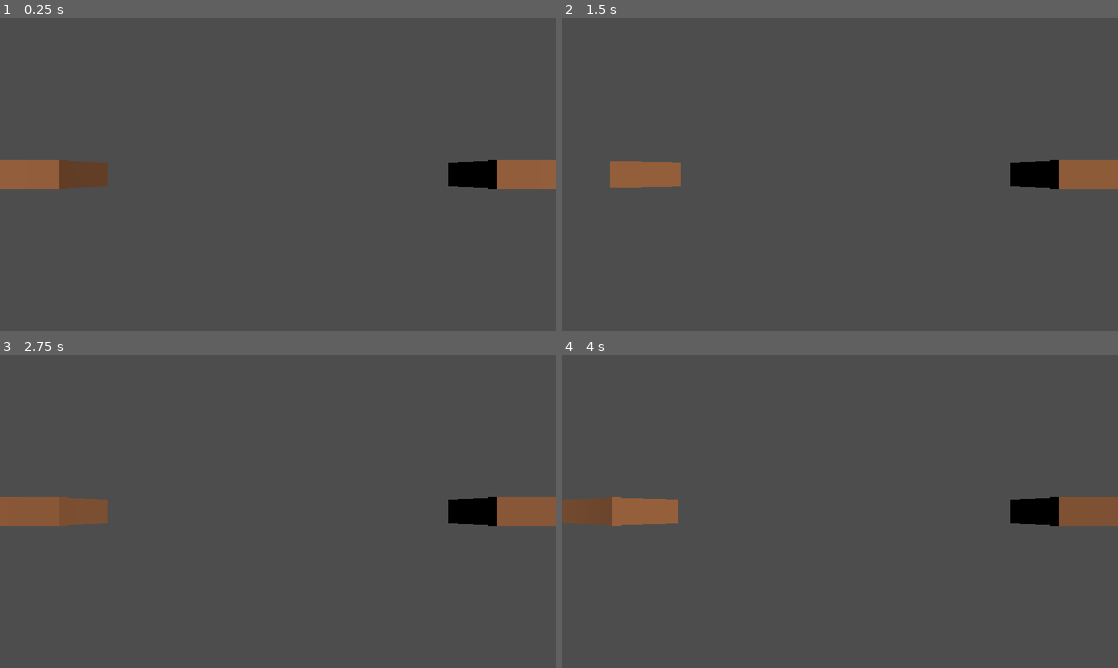
Above: before the commit, frames 1-4 (two rows, left to right).
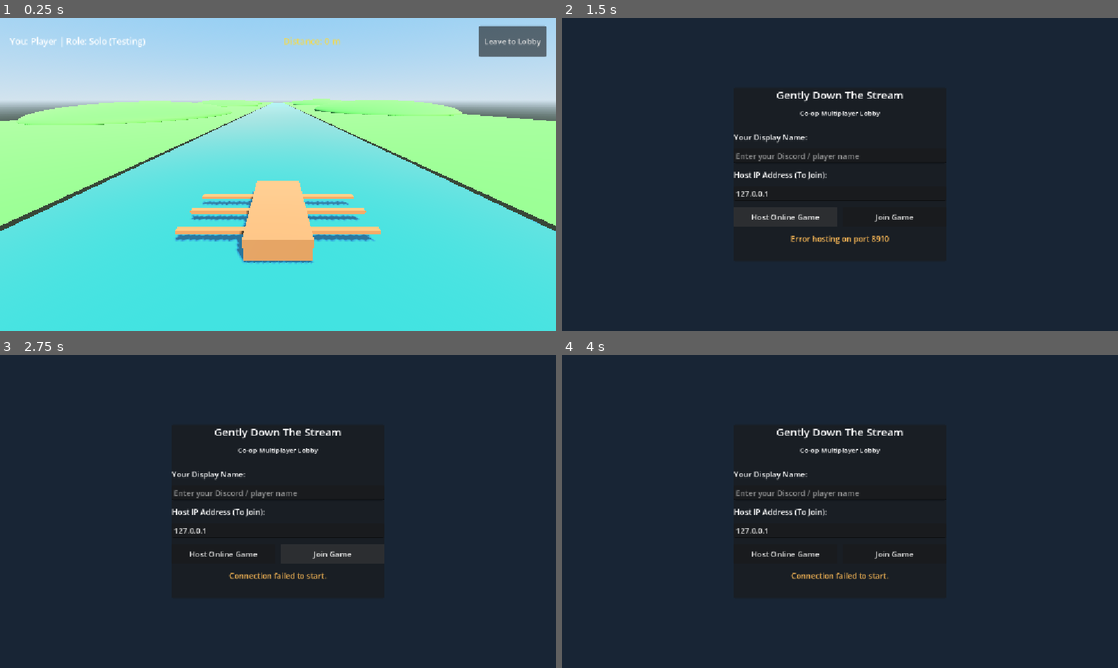
Above: after the commit, the same moments.

Repository: Calpringles/StrathPlay-StrathHack26-team-6
Game: Godot game, scene res://river.tscn
Two runs of this game, one before a commit and one after it. Both use one fixed random seed, a clock stepped at 60 frames per second and the inputs below. This scene is started directly instead of the project's main scene.
Inputs (mouse positions are in pixels of both pictures, inside the frame that each line leads up to):
- Up to frame 1 (0.25 s): no input
- Up to frame 2 (1.5 s): click (1073, 39) at 0.5 s, where only the run after the commit has a clickable "Leave to Lobby"; click (784, 218) at 1.25 s, where only the run after the commit has a clickable "Host Online Game"
- Up to frame 3 (2.75 s): click (333, 555) at 2 s, where only the run after the commit has a clickable "Join Game"
- Up to frame 4 (4 s): move the mouse to (962, 495) at 2.77 s; click (962, 495) at 2.85 s; move the mouse to (728, 527) at 3.52 s; click (728, 527) at 3.6 s

The runs differ from the first frame. In frame 1, 99% of the frame differs, in the area x 0-100%, y 0-100%; in frame 2, 100%; in frame 3, 100%; in frame 4, 100%.

Commit message:
Created World Scene and basic boat placeholder to be replaced with Erin's better boat

Diff:
--- a/gently-down-the-stream/boat.gd
+++ b/gently-down-the-stream/boat.gd
@@ -1,7 +1,7 @@
 extends CharacterBody3D
 
-# Which player this computer controls.
-@export_range(1, 4) var player_number: int = 1
+# Which player this computer controls when playing solo/offline without networking.
+@export_range(1, 6) var player_number: int = 1
 
 @export var stroke_power: float = 1.0
 @export var turn_power: float = 0.35
@@ -16,24 +16,27 @@
 var stroke_timers: Array[float] = []
 
 # Negative X is left. Negative Z is the front of the boat.
+# Matches NetworkManager seat indices 0 to 5:
 const OAR_POSITIONS: Array[Vector3] = [
-	Vector3(-0.75, 0.0, -0.8), # Player 1: front left
-	Vector3(0.75, 0.0, -0.8),  # Player 2: front right
-	Vector3(-0.75, 0.0, 0.8),  # Player 3: rear left
-	Vector3(0.75, 0.0, 0.8)    # Player 4: rear right
+	Vector3(-0.85, 0.0, -1.0), # Seat 0: Front-Left
+	Vector3(0.85, 0.0, -1.0),  # Seat 1: Front-Right
+	Vector3(-0.85, 0.0, 0.0),   # Seat 2: Mid-Left
+	Vector3(0.85, 0.0, 0.0),    # Seat 3: Mid-Right
+	Vector3(-0.85, 0.0, 1.0),   # Seat 4: Back-Left
+	Vector3(0.85, 0.0, 1.0)     # Seat 5: Back-Right
 ]
-
 
 func _ready() -> void:
 	motion_mode = CharacterBody3D.MOTION_MODE_FLOATING
 
-	# Replace the previous two oars, including their child meshes.
+	# Clean up any leftover placeholder oars in the scene
 	for old_name in ["LeftOar", "RightOar"]:
 		var old_oar: Node = get_node_or_null(NodePath(old_name))
 		if old_oar != null:
 			remove_child(old_oar)
 			old_oar.queue_free()
 
+	# Create dynamic container for up to 6 oars
 	var container: Node3D = Node3D.new()
 	container.name = "Oars"
 	add_child(container)
@@ -51,31 +54,39 @@
 		mesh_node.name = "Mesh"
 
 		var mesh: BoxMesh = BoxMesh.new()
-		mesh.size = Vector3(2.0, 0.1, 0.2)
+		mesh.size = Vector3(1.8, 0.1, 0.18)
 
 		mesh_node.mesh = mesh
 		mesh_node.material_override = material
 
-		# Extend the oar outwards from its pivot.
+		# Extend the oar outwards from its pivot
 		var side: float = signf(OAR_POSITIONS[index].x)
-		mesh_node.position.x = side
+		mesh_node.position.x = side * 0.9
 		pivot.add_child(mesh_node)
 
 		oars.append(pivot)
 		stroke_timers.append(0.0)
 
+func _physics_process(delta: float) -> void:
+	# 1. Update stroke timers on all peers for smooth animation
+	for index in range(stroke_timers.size()):
+		stroke_timers[index] = maxf(0.0, stroke_timers[index] - delta)
 
-func _physics_process(delta: float) -> void:
-	for index in range(stroke_timers.size()):
-		stroke_timers[index] = maxf(
-			0.0, stroke_timers[index] - delta
-		)
+	# 2. Animate oar rotations on all peers
+	for index in range(oars.size()):
+		var side: float = signf(OAR_POSITIONS[index].x)
+		oars[index].rotation.y = side * stroke_angle(stroke_timers[index])
 
-	# This computer's mouse controls its assigned oar.
+	# 3. Check for local player's input (Mouse click or row action)
 	if Input.is_action_just_pressed("row"):
-		row_oar(player_number - 1)
+		_on_local_row_pressed()
 
-	# Water resistance and downstream current.
+	# 4. SERVER AUTHORITY: Only the host calculates boat physics and collision.
+	# Connected clients receive synced position and rotation from MultiplayerSynchronizer.
+	if multiplayer.has_multiplayer_peer() and not multiplayer.is_server():
+		return
+
+	# Server / Singleplayer physics calculation
 	var current: Vector3 = Vector3(0.0, 0.0, -current_speed)
 	velocity = current + (velocity - current) * exp(-water_drag * delta)
 	velocity.y = 0.0
@@ -86,15 +97,40 @@
 	move_and_slide()
 	global_position.x = clampf(global_position.x, -8.0, 8.0)
 
-	# Each oar animates independently.
-	for index in range(oars.size()):
-		var side: float = signf(OAR_POSITIONS[index].x)
-		oars[index].rotation.y = (
-			side * stroke_angle(stroke_timers[index])
-		)
+func _on_local_row_pressed() -> void:
+	var my_seat: int = -1
 
+	# In multiplayer, retrieve assigned seat from NetworkManager
+	if multiplayer.has_multiplayer_peer() and multiplayer.multiplayer_peer.get_connection_status() == MultiplayerPeer.CONNECTION_CONNECTED:
+		var my_id: int = multiplayer.get_unique_id()
+		if NetworkManager.players.has(my_id):
+			my_seat = NetworkManager.players[my_id].get("seat", -1)
+	else:
+		# Fallback when testing solo/offline without network
+		my_seat = player_number - 1
 
-func row_oar(index: int) -> void:
+	if my_seat >= 0 and my_seat < oars.size():
+		if multiplayer.has_multiplayer_peer() and multiplayer.multiplayer_peer.get_connection_status() == MultiplayerPeer.CONNECTION_CONNECTED:
+			if multiplayer.is_server():
+				server_row_oar(my_seat)
+			else:
+				request_row.rpc_id(1, my_seat)
+		else:
+			server_row_oar(my_seat)
+
+# RPC called by clients to request a row stroke on their assigned seat
+@rpc("any_peer", "reliable")
+func request_row(seat_index: int) -> void:
+	if not multiplayer.is_server():
+		return
+	var sender_id = multiplayer.get_remote_sender_id()
+	# Verify sender actually owns this seat
+	if NetworkManager.players.has(sender_id):
+		if NetworkManager.players[sender_id].get("seat", -1) == seat_index:
+			server_row_oar(seat_index)
+
+# Server authoritative execution of rowing physics and broadcasting animation
+func server_row_oar(index: int) -> void:
 	if index < 0 or index >= oars.size():
 		return
 
@@ -108,8 +144,18 @@
 
 	# Left oars turn right; right oars turn left.
 	turn_speed += side * turn_power
-	stroke_timers[index] = stroke_duration
 
+	# Broadcast animation to all peers (including host)
+	if multiplayer.has_multiplayer_peer() and multiplayer.multiplayer_peer.get_connection_status() == MultiplayerPeer.CONNECTION_CONNECTED:
+		sync_stroke.rpc(index)
+	else:
+		sync_stroke(index)
+
+# Broadcasted to all peers so the oar stroke animation plays simultaneously
+@rpc("authority", "call_local", "reliable")
+func sync_stroke(index: int) -> void:
+	if index >= 0 and index < stroke_timers.size():
+		stroke_timers[index] = stroke_duration
 
 func stroke_angle(timer: float) -> float:
 	if timer <= 0.0:
--- a/gently-down-the-stream/networking/Lobby.gd
+++ b/gently-down-the-stream/networking/Lobby.gd
@@ -35,7 +35,7 @@
 	"Mid-Left Oar", "Mid-Right Oar",
 	"Back-Left Oar", "Back-Right Oar"
 ]
-const TARGET_GAME_SCENE = "res://networking/DummyGame.tscn"
+const TARGET_GAME_SCENE = "res://river.tscn"
 
 func _ready() -> void:
 	connect_panel.visible = true
--- a/gently-down-the-stream/river.tscn
+++ b/gently-down-the-stream/river.tscn
@@ -1,29 +1,187 @@
 [gd_scene format=3 uid="uid://s718qvlsqvcr"]
 
 [ext_resource type="Script" uid="uid://c6fmclc4hac0c" path="res://boat.gd" id="1_gqjxk"]
+[ext_resource type="Script" path="res://river_hud.gd" id="2_hud"]
+
+[sub_resource type="ProceduralSkyMaterial" id="ProceduralSkyMaterial_day"]
+sky_top_color = Color(0.384314, 0.643137, 0.898039, 1)
+sky_horizon_color = Color(0.686275, 0.776471, 0.843137, 1)
+ground_bottom_color = Color(0.18, 0.22, 0.18, 1)
+ground_horizon_color = Color(0.686275, 0.776471, 0.843137, 1)
+sun_angle_max = 30.0
+
+[sub_resource type="Sky" id="Sky_day"]
+sky_material = SubResource("ProceduralSkyMaterial_day")
+
+[sub_resource type="Environment" id="Environment_day"]
+background_mode = 2
+sky = SubResource("Sky_day")
+ambient_light_source = 3
+ambient_light_sky_contribution = 0.75
+reflected_light_source = 2
+tonemap_mode = 2
+tonemap_exposure = 1.05
+
+[sub_resource type="BoxMesh" id="BoxMesh_hull"]
+size = Vector3(1.6, 0.6, 3.5)
+
+[sub_resource type="StandardMaterial3D" id="Material_wood"]
+albedo_color = Color(0.55, 0.35, 0.2, 1)
+roughness = 0.75
+
+[sub_resource type="BoxShape3D" id="BoxShape3D_hull"]
+size = Vector3(1.6, 0.6, 3.5)
+
+[sub_resource type="SceneReplicationConfig" id="SceneReplicationConfig_boat"]
+properties/0/path = NodePath(".:position")
+properties/0/spawn = true
+properties/0/replication_mode = 1
+properties/1/path = NodePath(".:rotation")
+properties/1/spawn = true
+properties/1/replication_mode = 1
+
+[sub_resource type="PlaneMesh" id="PlaneMesh_water"]
+size = Vector2(16, 400)
+
+[sub_resource type="StandardMaterial3D" id="Material_water"]
+transparency = 1
+albedo_color = Color(0.14, 0.48, 0.58, 0.85)
+roughness = 0.12
+metallic = 0.15
+clearcoat_enabled = true
+clearcoat_roughness = 0.1
+
+[sub_resource type="PlaneMesh" id="PlaneMesh_bank"]
+size = Vector2(40, 400)
+
+[sub_resource type="StandardMaterial3D" id="Material_grass"]
+albedo_color = Color(0.31, 0.54, 0.22, 1)
+roughness = 0.85
+
+[sub_resource type="SphereMesh" id="SphereMesh_hill"]
+radius = 16.0
+height = 14.0
+
+[sub_resource type="WorldBoundaryShape3D" id="WorldBoundaryShape3D_left"]
+normal = Vector3(1, 0, 0)
+distance = -8.0
+
+[sub_resource type="WorldBoundaryShape3D" id="WorldBoundaryShape3D_right"]
+normal = Vector3(-1, 0, 0)
+distance = -8.0
 
 [node name="River" type="Node3D" unique_id=403142012]
 
+[node name="WorldEnvironment" type="WorldEnvironment" parent="."]
+environment = SubResource("Environment_day")
+
+[node name="DirectionalLight3D" type="DirectionalLight3D" parent="." unique_id=1718612270]
+transform = Transform3D(0.866025, -0.353553, 0.353553, 0, 0.707107, 0.707107, -0.5, -0.612372, 0.612372, 0, 20, 0)
+light_color = Color(1, 0.98, 0.92, 1)
+light_energy = 1.15
+shadow_enabled = true
+
 [node name="Boat" type="CharacterBody3D" parent="." unique_id=1578196858]
-transform = Transform3D(0.9370388, 0.26629686, -0.22592999, -0.16430779, 0.90704656, 0.38764608, 0.30815795, -0.32611734, 0.8936924, 0, 0, 0)
+transform = Transform3D(1, 0, 0, 0, 1, 0, 0, 0, 1, 0, 0.2, 0)
 script = ExtResource("1_gqjxk")
 
 [node name="Hull" type="MeshInstance3D" parent="Boat" unique_id=1913718613]
+mesh = SubResource("BoxMesh_hull")
+surface_material_override/0 = SubResource("Material_wood")
 
 [node name="CollisionShape3D" type="CollisionShape3D" parent="Boat" unique_id=1432688499]
-
-[node name="LeftOar" type="Node3D" parent="Boat" unique_id=1595344314]
-
-[node name="LeftMesh" type="MeshInstance3D" parent="Boat/LeftOar" unique_id=34276144]
-
-[node name="RightOar" type="Node3D" parent="Boat" unique_id=1894513957]
-
-[node name="RightMesh" type="MeshInstance3D" parent="Boat/RightOar" unique_id=1206524161]
+shape = SubResource("BoxShape3D_hull")
 
 [node name="Camera3D" type="Camera3D" parent="Boat" unique_id=829280766]
+transform = Transform3D(1, 0, 0, 0, 0.939693, 0.34202, 0, -0.34202, 0.939693, 0, 3.2, 5.5)
+current = true
+
+[node name="MultiplayerSynchronizer" type="MultiplayerSynchronizer" parent="Boat"]
+replication_config = SubResource("SceneReplicationConfig_boat")
+
+[node name="HUD" type="CanvasLayer" parent="."]
+script = ExtResource("2_hud")
+
+[node name="MarginContainer" type="MarginContainer" parent="HUD"]
+anchors_preset = 10
+anchor_right = 1.0
+offset_bottom = 80.0
+grow_horizontal = 2
+theme_override_constants/margin_left = 20
+theme_override_constants/margin_top = 16
+theme_override_constants/margin_right = 20
+
+[node name="VBox" type="HBoxContainer" parent="HUD/MarginContainer"]
+layout_mode = 2
+theme_override_constants/separation = 24
+
+[node name="PlayerInfoLabel" type="Label" parent="HUD/MarginContainer/VBox"]
+layout_mode = 2
+theme_override_font_sizes/font_size = 18
+text = "You: Captain | Role: Front-Left Oar"
+
+[node name="DistanceLabel" type="Label" parent="HUD/MarginContainer/VBox"]
+layout_mode = 2
+size_flags_horizontal = 3
+theme_override_colors/font_color = Color(0.95, 0.85, 0.3, 1)
+theme_override_font_sizes/font_size = 18
+text = "Distance: 0 m"
+horizontal_alignment = 1
+
+[node name="LeaveButton" type="Button" parent="HUD/MarginContainer/VBox"]
+custom_minimum_size = Vector2(140, 36)
+layout_mode = 2
+text = "Leave to Lobby"
+
+[node name="Water" type="MeshInstance3D" parent="."]
+transform = Transform3D(1, 0, 0, 0, 1, 0, 0, 0, 1, 0, -0.05, -150)
+mesh = SubResource("PlaneMesh_water")
+surface_material_override/0 = SubResource("Material_water")
 
 [node name="LeftBank" type="MeshInstance3D" parent="." unique_id=250011009]
+transform = Transform3D(1, 0, 0, 0, 1, 0, 0, 0, 1, -28, 0.1, -150)
+mesh = SubResource("PlaneMesh_bank")
+surface_material_override/0 = SubResource("Material_grass")
+
+[node name="Hill_L1" type="MeshInstance3D" parent="LeftBank"]
+transform = Transform3D(1.2, 0, 0, 0, 0.45, 0, 0, 0, 1.6, -4, 0, 100)
+mesh = SubResource("SphereMesh_hill")
+surface_material_override/0 = SubResource("Material_grass")
+
+[node name="Hill_L2" type="MeshInstance3D" parent="LeftBank"]
+transform = Transform3D(1.4, 0, 0, 0, 0.55, 0, 0, 0, 2.0, -8, 0, 0)
+mesh = SubResource("SphereMesh_hill")
+surface_material_override/0 = SubResource("Material_grass")
+
+[node name="Hill_L3" type="MeshInstance3D" parent="LeftBank"]
+transform = Transform3D(1.1, 0, 0, 0, 0.4, 0, 0, 0, 1.8, -5, 0, -100)
+mesh = SubResource("SphereMesh_hill")
+surface_material_override/0 = SubResource("Material_grass")
 
 [node name="RightBank" type="MeshInstance3D" parent="." unique_id=2104837951]
+transform = Transform3D(1, 0, 0, 0, 1, 0, 0, 0, 1, 28, 0.1, -150)
+mesh = SubResource("PlaneMesh_bank")
+surface_material_override/0 = SubResource("Material_grass")
 
-[node name="DirectionalLight3D" type="DirectionalLight3D" parent="." unique_id=1718612270]
+[node name="Hill_R1" type="MeshInstance3D" parent="RightBank"]
+transform = Transform3D(1.3, 0, 0, 0, 0.5, 0, 0, 0, 1.7, 6, 0, 80)
+mesh = SubResource("SphereMesh_hill")
+surface_material_override/0 = SubResource("Material_grass")
+
+[node name="Hill_R2" type="MeshInstance3D" parent="RightBank"]
+transform = Transform3D(1.5, 0, 0, 0, 0.6, 0, 0, 0, 2.2, 9, 0, -30)
+mesh = SubResource("SphereMesh_hill")
+surface_material_override/0 = SubResource("Material_grass")
+
+[node name="Hill_R3" type="MeshInstance3D" parent="RightBank"]
+transform = Transform3D(1.2, 0, 0, 0, 0.42, 0, 0, 0, 1.5, 5, 0, -120)
+mesh = SubResource("SphereMesh_hill")
+surface_material_override/0 = SubResource("Material_grass")
+
+[node name="BankColliders" type="StaticBody3D" parent="."]
+
+[node name="LeftBankWall" type="CollisionShape3D" parent="BankColliders"]
+shape = SubResource("WorldBoundaryShape3D_left")
+
+[node name="RightBankWall" type="CollisionShape3D" parent="BankColliders"]
+shape = SubResource("WorldBoundaryShape3D_right")
--- /dev/null
+++ b/gently-down-the-stream/river_hud.gd
@@ -0,0 +1,40 @@
+extends CanvasLayer
+
+@onready var player_info_label: Label = $MarginContainer/VBox/PlayerInfoLabel
+@onready var distance_label: Label = $MarginContainer/VBox/DistanceLabel
+@onready var leave_button: Button = $MarginContainer/VBox/LeaveButton
+@onready var boat: Node3D = $"../Boat"
+
+const SEAT_NAMES = [
+	"Front-Left Oar", "Front-Right Oar",
+	"Mid-Left Oar", "Mid-Right Oar",
+	"Back-Left Oar", "Back-Right Oar"
+]
+
+func _ready() -> void:
+	leave_button.pressed.connect(_on_leave_pressed)
+	NetworkManager.server_disconnected.connect(_on_server_disconnected)
+
+	# Setup local player HUD tag
+	var my_id = multiplayer.get_unique_id() if multiplayer.has_multiplayer_peer() else 1
+	var player_name = "Player"
+	var seat_idx = -1
+
+	if NetworkManager.players.has(my_id):
+		player_name = NetworkManager.players[my_id].get("name", "Player")
+		seat_idx = NetworkManager.players[my_id].get("seat", -1)
+
+	var seat_str = SEAT_NAMES[seat_idx] if seat_idx >= 0 and seat_idx < SEAT_NAMES.size() else "Solo (Testing)"
+	player_info_label.text = "You: %s | Role: %s" % [player_name, seat_str]
+
+func _process(_delta: float) -> void:
+	if boat:
+		var distance = maxf(0.0, -boat.global_position.z)
+		distance_label.text = "Distance: %d m" % int(distance)
+
+func _on_leave_pressed() -> void:
+	NetworkManager.disconnect_game()
+	get_tree().change_scene_to_file("res://networking/Lobby.tscn")
+
+func _on_server_disconnected() -> void:
+	get_tree().change_scene_to_file("res://networking/Lobby.tscn")
Binary file added: gently-down-the-stream/Game-Assets/GameWorld-Assets/fbx/Bush_1_A_Color1.fbx
Not shown, added: gently-down-the-stream/Game-Assets/GameWorld-Assets/fbx/Bush_1_A_Color1.fbx.import
Binary file added: gently-down-the-stream/Game-Assets/GameWorld-Assets/fbx/Bush_1_B_Color1.fbx
Not shown, added: gently-down-the-stream/Game-Assets/GameWorld-Assets/fbx/Bush_1_B_Color1.fbx.import
Binary file added: gently-down-the-stream/Game-Assets/GameWorld-Assets/fbx/Bush_1_C_Color1.fbx
Not shown, added: gently-down-the-stream/Game-Assets/GameWorld-Assets/fbx/Bush_1_C_Color1.fbx.import
Binary file added: gently-down-the-stream/Game-Assets/GameWorld-Assets/fbx/Bush_1_D_Color1.fbx
Not shown, added: gently-down-the-stream/Game-Assets/GameWorld-Assets/fbx/Bush_1_D_Color1.fbx.import
Binary file added: gently-down-the-stream/Game-Assets/GameWorld-Assets/fbx/Bush_1_E_Color1.fbx
Not shown, added: gently-down-the-stream/Game-Assets/GameWorld-Assets/fbx/Bush_1_E_Color1.fbx.import
Binary file added: gently-down-the-stream/Game-Assets/GameWorld-Assets/fbx/Bush_1_F_Color1.fbx
Not shown, added: gently-down-the-stream/Game-Assets/GameWorld-Assets/fbx/Bush_1_F_Color1.fbx.import
(and 216 more such lines)
